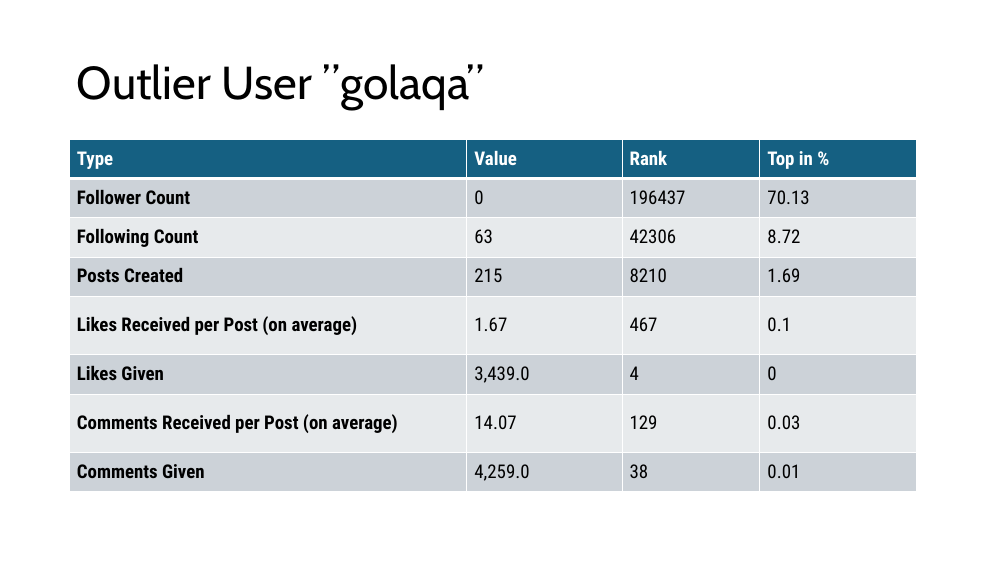
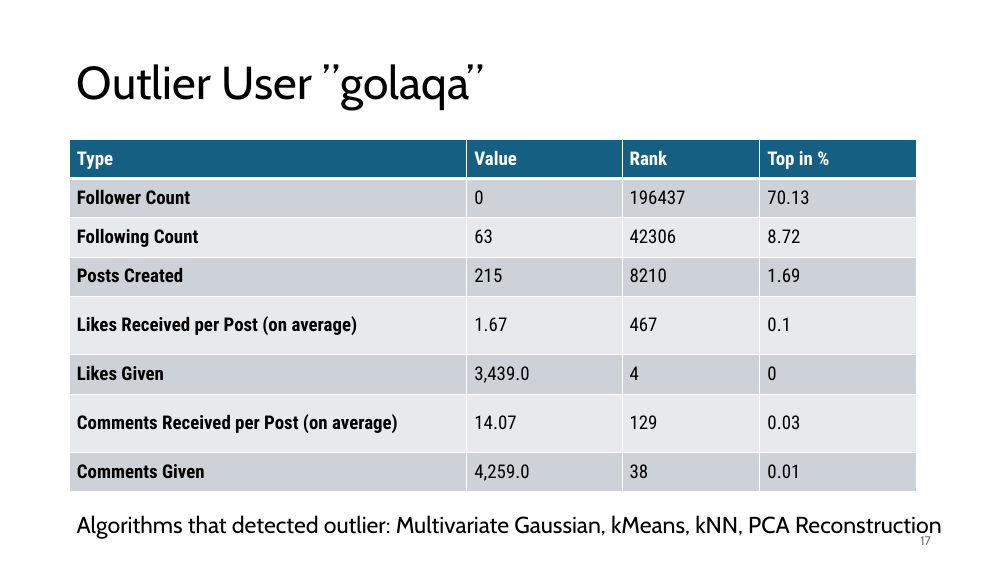
Before and after one commit to jonas-blum/data-mining-1, a slide deck: slide 17 of project/project-presentation.pptx. Drawn at 1008x567 pixels with LibreOffice and Linux fonts; fonts in the diff are those of the drawing. Boxes give left, top, right and bottom in pixels: in the first picture for what was removed or moved away, otherwise in the second. Text is boxed around its words. In the diff, an @@ line names an element or a change of style, - is before the commit and + after.

```diff
--- a/project/project-presentation.pptx
+++ b/project/project-presentation.pptx
@@ text added at box(77, 515, 942, 539), 22 pt, text #000000 @@
+Algorithms that detected outlier: Multivariate Gaussian, kMeans, kNN, PCA Reconstruction
@@ page number added at box(920, 536, 931, 545), 12 pt, text #797979 @@
+17
```
Also in this commit, not shown: 20 other slides changed, 1 other file.
